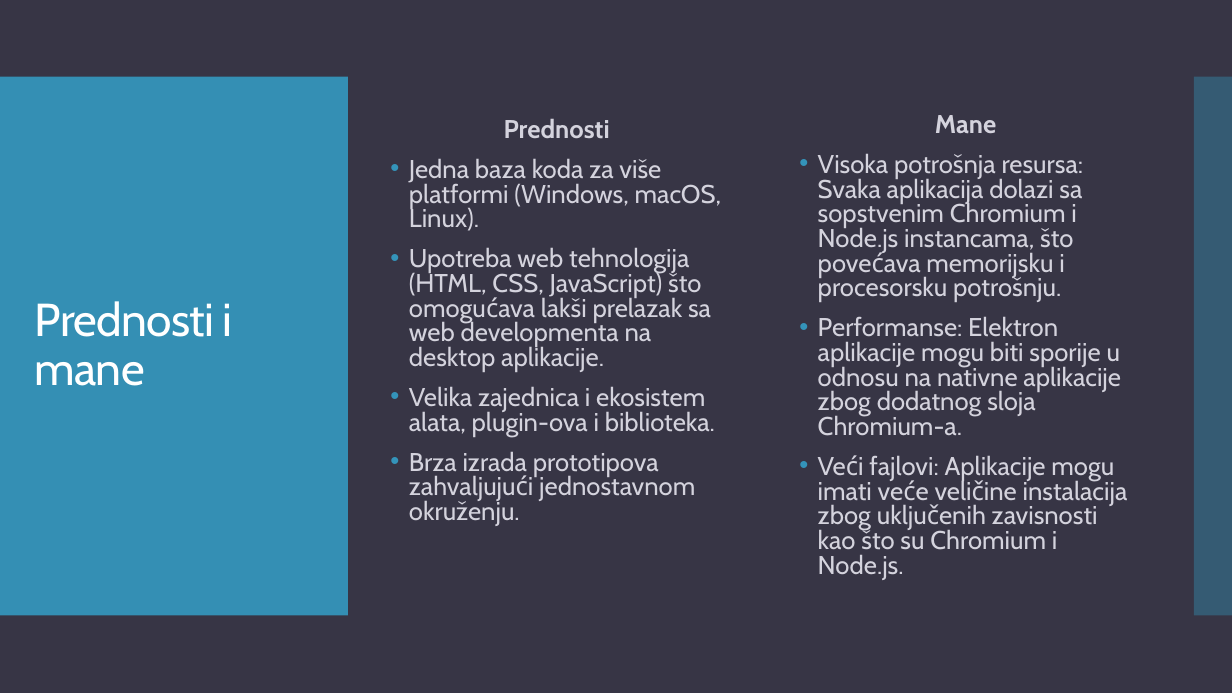
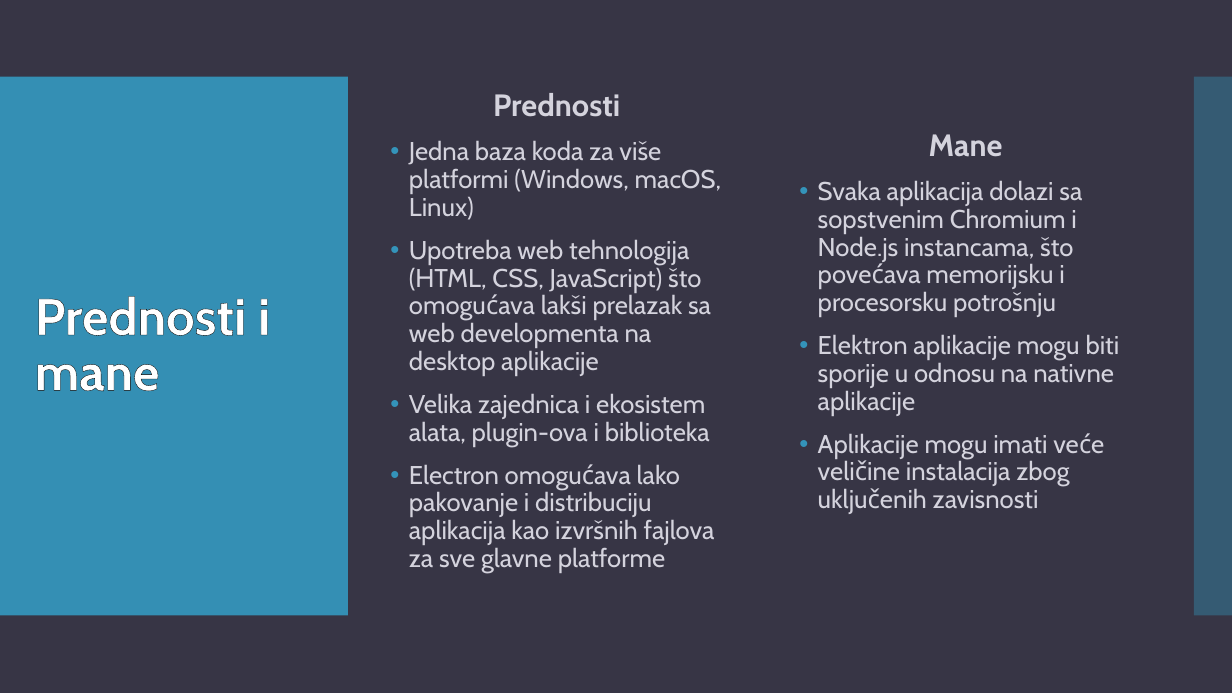
Before and after one commit to teodora18040cvetkovic/electron_react, a slide deck: slide 11 of Electron.pptx. Drawn at 1232x693 pixels with LibreOffice and Linux fonts; fonts in the diff are those of the drawing. Boxes give left, top, right and bottom in pixels: in the first picture for what was removed or moved away, otherwise in the second. Text is boxed around its words. In the diff, an @@ line names an element or a change of style, - is before the commit and + after.

Commit message:
wip

```diff
--- a/Electron.pptx
+++ b/Electron.pptx
@@ text "Prednosti": place and size @@
-text "Prednosti" at [409,118,722,526]
+text "Prednosti" at [409,93,722,573]
@@ text "Mane": place and size @@
-text "Mane" at [818,115,1128,579]
+text "Mane" at [818,134,1120,509]
@@ title "Prednosti i mane" at [35,296,270,391]: size 36 to 40 pt, letter spacing -0.6 to 0 pt, letter outline none to #000000 0.75 pt, bold on @@
@@ text at [493,93,620,117]: size 20 to 24 pt in "Prednosti"; line spacing 0.8 to 0.9 @@
@@ text at [409,140,722,573]: text changed @@
-• Jedna baza koda za više platformi (Windows, macOS, Linux).
-• Upotreba web tehnologija (HTML, CSS, JavaScript) što omogućava lakši prelazak sa web developmenta na desktop aplikacije.
-• Velika zajednica i ekosistem alata, plugin-ova i biblioteka.
-• Brza izrada prototipova zahvaljujući jednostavnom okruženju.
+• Jedna baza koda za više platformi (Windows, macOS, Linux)
+• Upotreba web tehnologija (HTML, CSS, JavaScript) što omogućava lakši prelazak sa web developmenta na desktop aplikacije
+• Velika zajednica i ekosistem alata, plugin-ova i biblioteka
+• Electron omogućava lako pakovanje i distribuciju aplikacija kao izvršnih fajlova za sve glavne platforme
@@ text at [929,134,1003,157]: size 20 to 24 pt in "Mane"; line spacing 0.8 to 0.9 @@
@@ text at [818,180,1120,509]: text changed @@
-• Visoka potrošnja resursa: Svaka aplikacija dolazi sa sopstvenim Chromium i Node.js instancama, što povećava memorijsku i procesorsku potrošnju.
-• Performanse: Elektron aplikacije mogu biti sporije u odnosu na nativne aplikacije zbog dodatnog sloja Chromium-a.
-• Veći fajlovi: Aplikacije mogu imati veće veličine instalacija zbog uključenih zavisnosti kao što su Chromium i Node.js.
+• Svaka aplikacija dolazi sa sopstvenim Chromium i Node.js instancama, što povećava memorijsku i procesorsku potrošnju
+• Elektron aplikacije mogu biti sporije u odnosu na nativne aplikacije
+• Aplikacije mogu imati veće veličine instalacija zbog uključenih zavisnosti
```
Also in this commit, not shown: 21 other slides changed.
